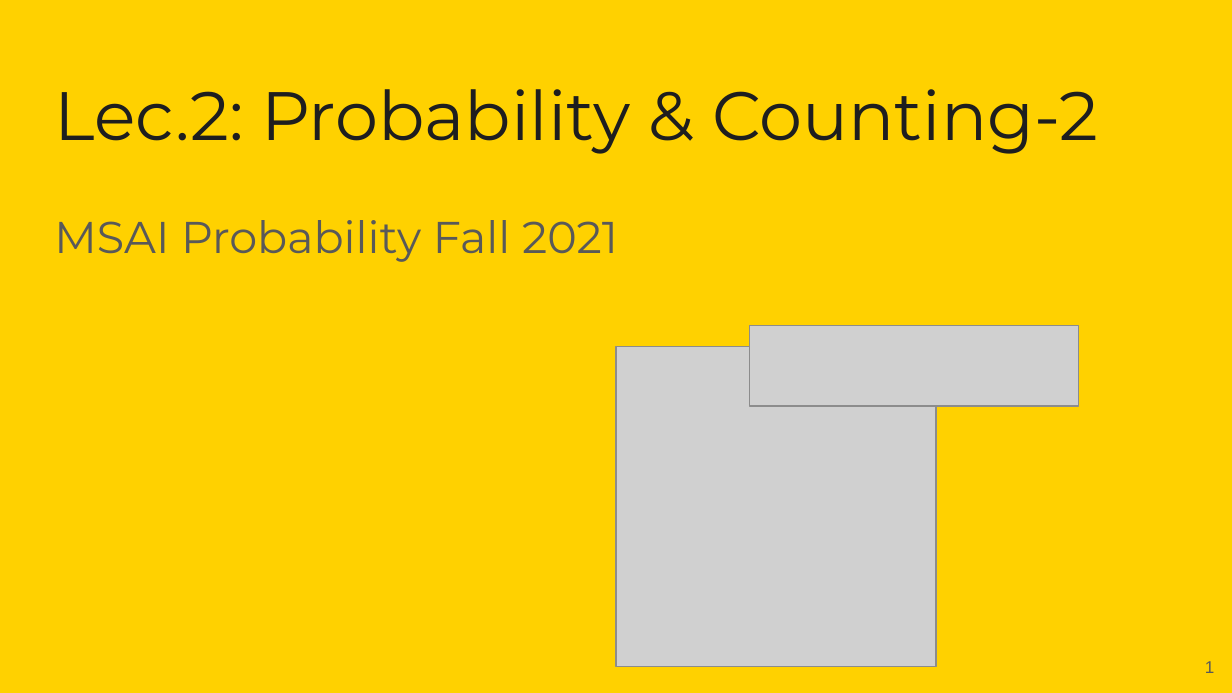
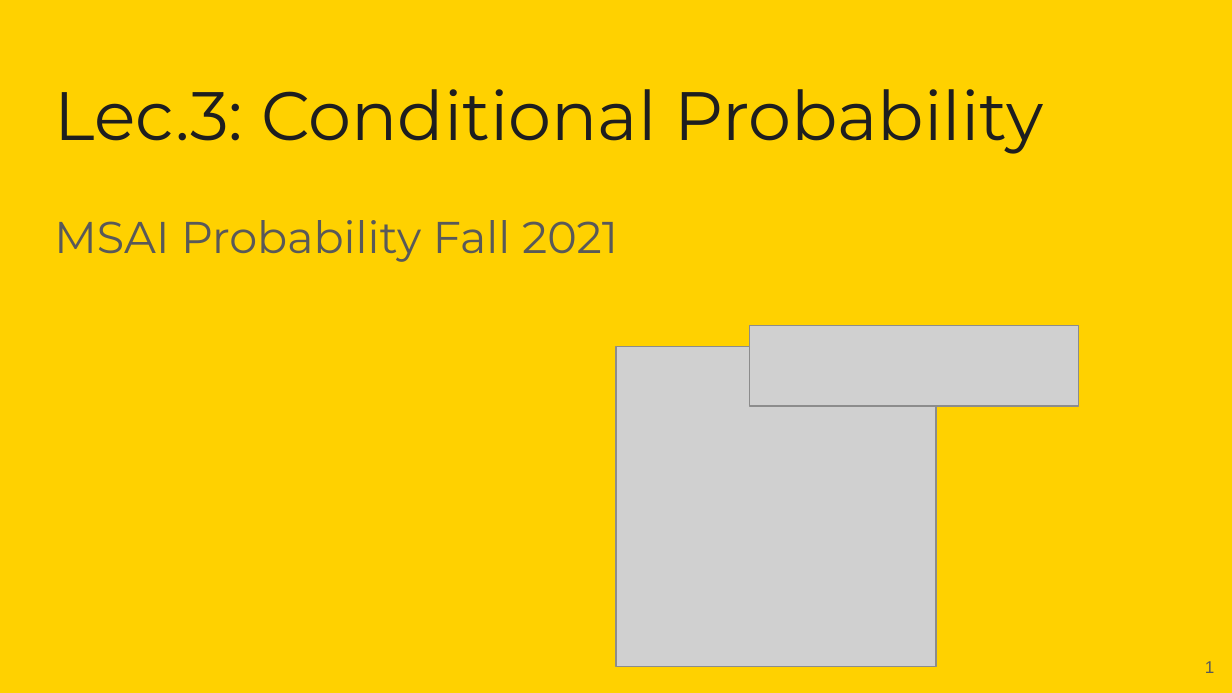
Before and after one commit to girafe-ai/msai-probability, a slide deck: slide 1 of Lecture_Slides/recordings_thumbnail.pptx. Drawn at 1232x693 pixels with LibreOffice and Linux fonts; fonts in the diff are those of the drawing; grey boxes stand for pictures; background and template pictures are left out. Boxes give left, top, right and bottom in pixels: in the first picture for what was removed or moved away, otherwise in the second. Text is boxed around its words. In the diff, an @@ line names an element or a change of style, - is before the commit and + after.

```diff
--- a/Lecture_Slides/recordings_thumbnail.pptx
+++ b/Lecture_Slides/recordings_thumbnail.pptx
@@ title at [54,89,1044,154]: text changed @@
-Lec.2: Probability & Counting-2
+Lec.3: Conditional Probability
```
